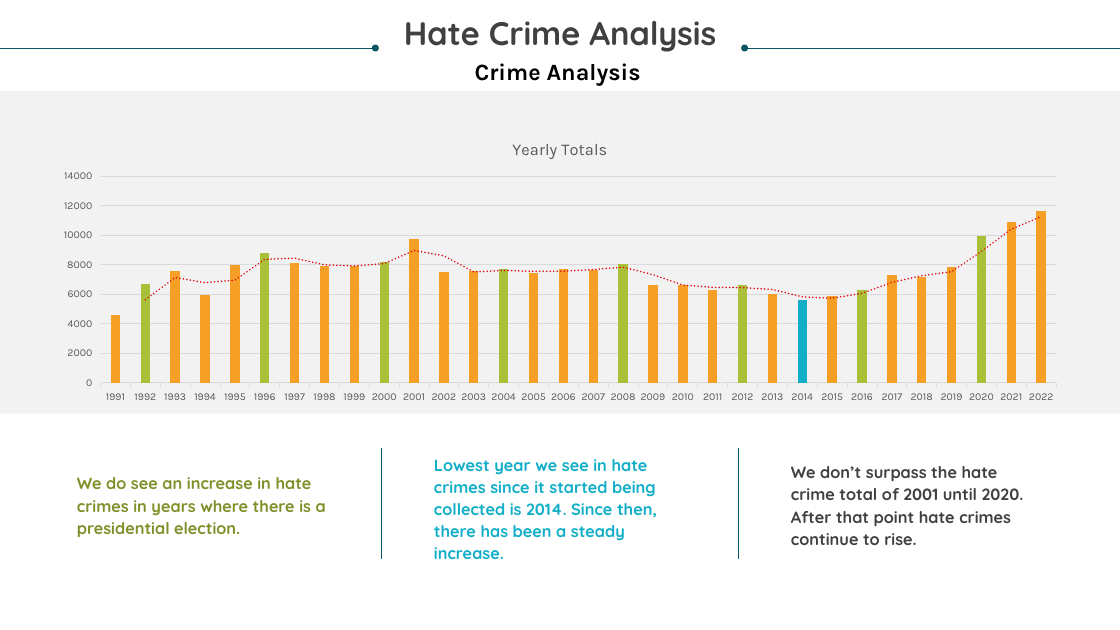
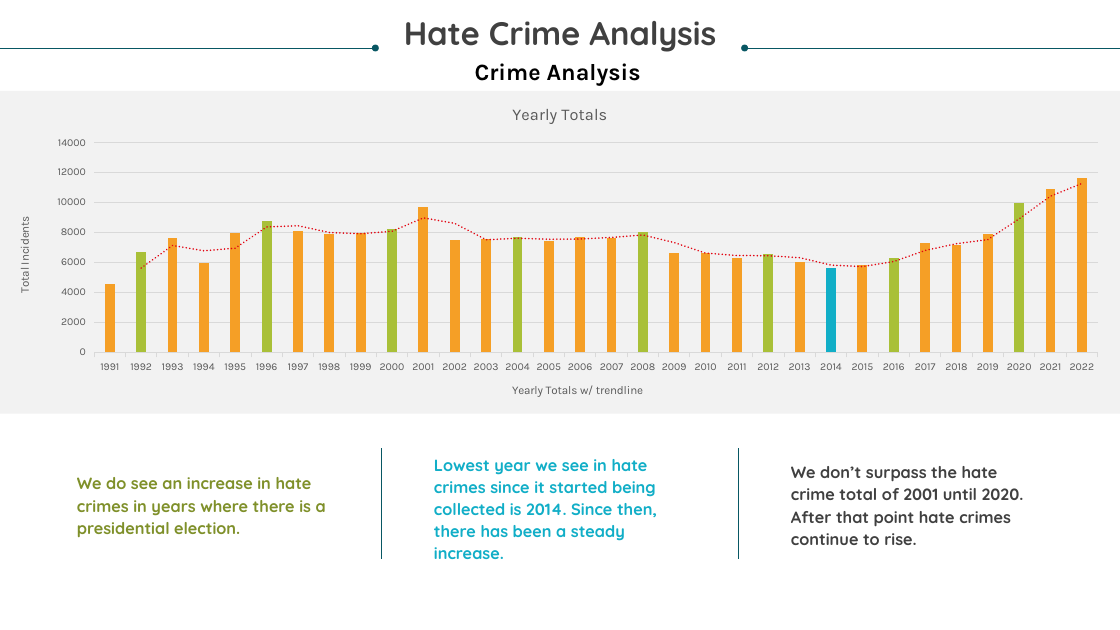
Before and after one commit to corporatemanny/FBI-Hate-Crime-Analysis, a slide deck: slide 9 of Hate Crime Analysis.pptx. Drawn at 1120x630 pixels with LibreOffice and Linux fonts; fonts in the diff are those of the drawing. Boxes give left, top, right and bottom in pixels: in the first picture for what was removed or moved away, otherwise in the second. Text is boxed around its words. In the diff, an @@ line names an element or a change of style, - is before the commit and + after.

```diff
--- a/Hate Crime Analysis.pptx
+++ b/Hate Crime Analysis.pptx
@@ column chart at (0,90,1120,415) @@
@@ category axis title "" to "Yearly Totals w/ trendline " @@
@@ value axis title "" to "Total Incidents " @@
@@ column chart: place and size @@
-column chart at (43,125,1077,408)
+column chart at (0,90,1120,415)
```
Also in this commit, not shown: 5 other slides changed.
